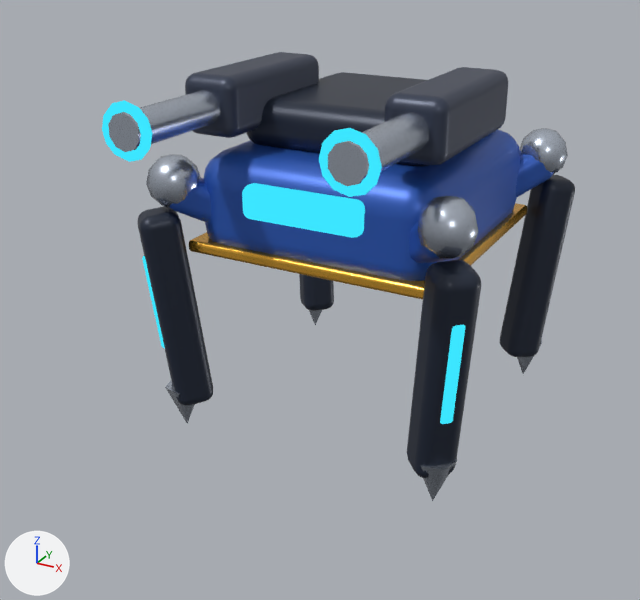
Before and after pictures for a commit that changed the glTF model aetherfront/assets/models/atlas_walker.glb.
Both versions are drawn from a camera (50 mm lens) standing at (0.938, -1.959, 1.244) and looking at (-0.071, -0.124, 0.326). The axes (+X, +Y, +Z) are drawn at lower left. The lights are the same throughout. The picture after the commit comes second. Where no turn or scale is listed for an object, it has been applied to the vertices.

Objects in the first picture: 'body_body', 'body_glow', 'body_metal', 'leg0_body', 'leg0_glow', 'leg0_metal', 'leg1_body', 'leg1_metal', 'leg2_body', 'leg2_metal', 'leg3_body', 'leg3_glow', 'leg3_metal'.
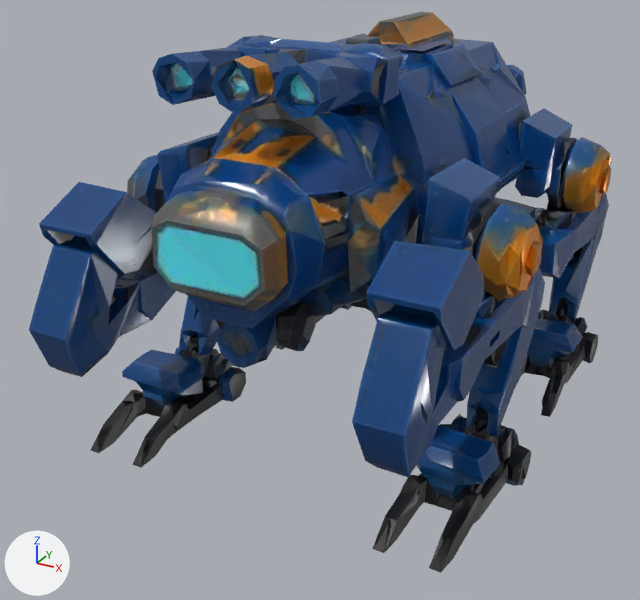
Pixel boxes [x1, y1, x2, y2] of what changed, in the pictures (640 x 600 px):
```json
{"object": "mesh_0", "change": "added", "after": [29, 12, 611, 573], "on screen": "blue"}
{"object": "body_body", "change": "deleted", "before": [185, 52, 520, 281], "on screen": "blue"}
{"object": "body_metal", "change": "deleted", "before": [108, 90, 527, 300]}
{"object": "leg0_body", "change": "deleted", "before": [407, 222, 481, 478], "on screen": "blue"}
{"object": "leg3_body", "change": "deleted", "before": [138, 178, 213, 406]}
{"object": "leg1_body", "change": "deleted", "before": [500, 151, 575, 357]}
{"object": "body_glow", "change": "deleted", "before": [102, 100, 382, 238], "on screen": "cyan"}
{"object": "leg0_metal", "change": "deleted", "before": [418, 196, 478, 501]}
{"object": "leg3_metal", "change": "deleted", "before": [146, 154, 201, 423]}
{"object": "leg1_metal", "change": "deleted", "before": [517, 128, 568, 374]}
{"object": "leg0_glow", "change": "deleted", "before": [440, 325, 465, 424], "on screen": "cyan"}
{"object": "leg2_body", "change": "deleted", "before": [299, 274, 334, 311], "on screen": "blue"}
{"object": "leg3_glow", "change": "deleted", "before": [142, 256, 165, 348]}
{"object": "leg2_metal", "change": "deleted", "before": [309, 310, 322, 325], "on screen": "mostly hidden"}
```

Edits to the scene script, one JSON object a line:
```json
{"op": "add", "block": "img_image_0", "code": ["img_image_0 = load_image('Image_0', '_unpacked/Image_0', 512, 512, 'Non-Color')"]}
{"op": "add", "block": "img_image_2", "code": ["img_image_2 = load_image('Image_2', '_unpacked/Image_2', 512, 512, 'Non-Color')"]}
{"op": "add", "block": "img_image_1", "code": ["img_image_1 = load_image('Image_1', '_unpacked/Image_1', 1024, 1024, 'sRGB')"]}
{"op": "add", "block": "mat_af_meshy_atlas_walker", "code": ["mat_af_meshy_atlas_walker = bpy.data.materials.new('AF_Meshy_atlas_walker')", "# uses the picture img_image_0", "# uses the picture img_image_1", "# uses the picture img_image_2"]}
{"op": "add", "block": "me_mesh_0_1", "code": ["me_mesh_0_1 = bpy.data.meshes.new('Mesh_0')", "me_mesh_0_1.from_pydata(...)  # 4398 vertices, 9153 faces; spans x -0.52..0.52, y -0.75..0.75, z -0.5..0.5", "me_mesh_0_1.materials.append(mat_af_meshy_atlas_walker)"]}
{"op": "remove", "block": "ob_leg0_metal", "code": ["ob_leg0_metal = bpy.data.objects.new('leg0_metal', me_mesh_1)", "ob_leg0_metal.location = (0.156, -0.156, 0.479)"]}
{"op": "remove", "block": "ob_leg0_body", "code": ["ob_leg0_body = bpy.data.objects.new('leg0_body', me_mesh_2)", "ob_leg0_body.location = (0.156, -0.156, 0.479)"]}
{"op": "remove", "block": "ob_leg0_glow", "code": ["ob_leg0_glow = bpy.data.objects.new('leg0_glow', me_mesh_3)", "ob_leg0_glow.location = (0.156, -0.156, 0.479)"]}
{"op": "remove", "block": "ob_leg1_metal", "code": ["ob_leg1_metal = bpy.data.objects.new('leg1_metal', me_mesh_4)", "ob_leg1_metal.location = (0.156, 0.156, 0.479)"]}
{"op": "remove", "block": "ob_leg1_body", "code": ["ob_leg1_body = bpy.data.objects.new('leg1_body', me_mesh_5)", "ob_leg1_body.location = (0.156, 0.156, 0.479)"]}
{"op": "remove", "block": "ob_leg2_metal", "code": ["ob_leg2_metal = bpy.data.objects.new('leg2_metal', me_mesh_7)", "ob_leg2_metal.location = (-0.156, 0.156, 0.479)"]}
{"op": "remove", "block": "ob_leg2_body", "code": ["ob_leg2_body = bpy.data.objects.new('leg2_body', me_mesh_8)", "ob_leg2_body.location = (-0.156, 0.156, 0.479)"]}
{"op": "remove", "block": "ob_leg3_metal", "code": ["ob_leg3_metal = bpy.data.objects.new('leg3_metal', me_mesh_10)", "ob_leg3_metal.location = (-0.156, -0.156, 0.479)"]}
{"op": "remove", "block": "ob_leg3_body", "code": ["ob_leg3_body = bpy.data.objects.new('leg3_body', me_mesh_11)", "ob_leg3_body.location = (-0.156, -0.156, 0.479)"]}
{"op": "remove", "block": "ob_leg3_glow", "code": ["ob_leg3_glow = bpy.data.objects.new('leg3_glow', me_mesh_12)", "ob_leg3_glow.location = (-0.156, -0.156, 0.479)"]}
{"op": "remove", "block": "ob_body_body", "code": ["ob_body_body = bpy.data.objects.new('body_body', me_mesh_13)", "ob_body_body.location = (0.0, 0.0, 0.499)"]}
{"op": "remove", "block": "ob_body_glow", "code": ["ob_body_glow = bpy.data.objects.new('body_glow', me_mesh_14)", "ob_body_glow.location = (0.0, 0.0, 0.499)"]}
{"op": "remove", "block": "ob_body_metal", "code": ["ob_body_metal = bpy.data.objects.new('body_metal', me_mesh_15)", "ob_body_metal.location = (0.0, 0.0, 0.499)"]}
{"op": "add", "block": "ob_mesh_0", "code": ["ob_mesh_0 = bpy.data.objects.new('mesh_0', me_mesh_0_1)", "ob_mesh_0.location = (0.0, 0.0, 0.5)"]}
```
